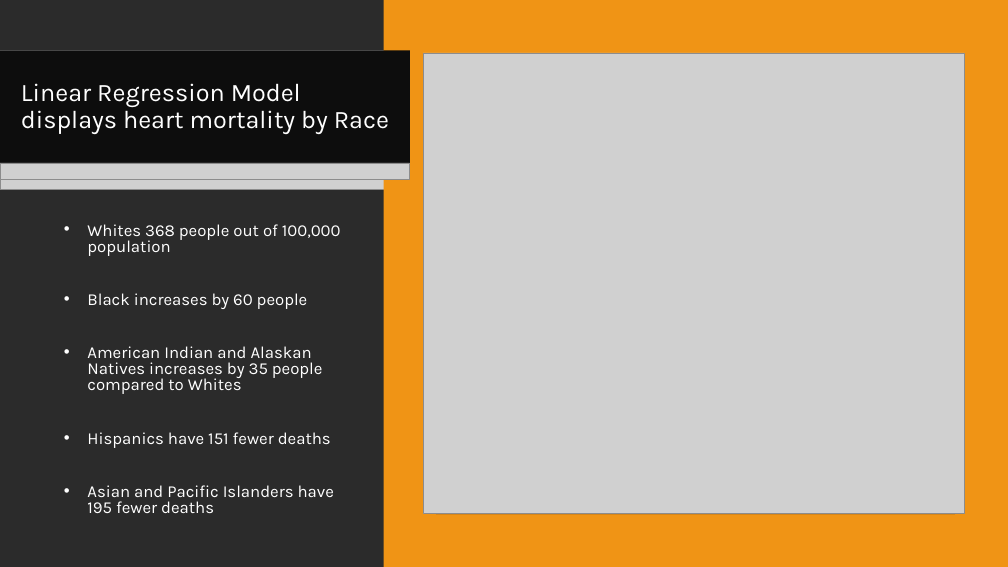
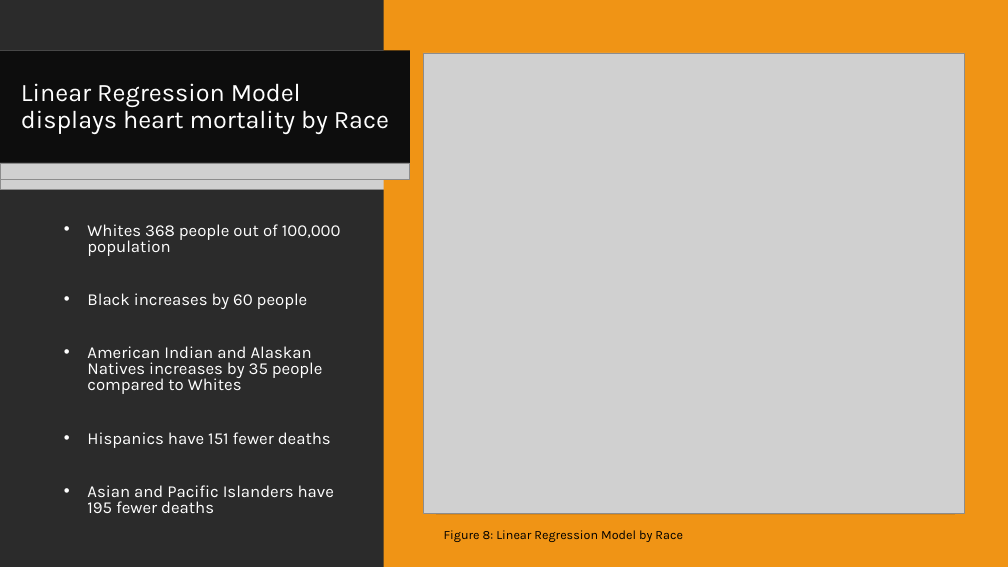
Before and after one commit to Aaron-m-ram/end-to-end-statistical-analysis, a slide deck: slide 12 of Final PP V1.pptx. Drawn at 1008x567 pixels with LibreOffice and Linux fonts; fonts in the diff are those of the drawing; grey boxes stand for pictures; background and template pictures are left out; a plain dark background stands for a picture behind light text. Boxes give left, top, right and bottom in pixels: in the first picture for what was removed or moved away, otherwise in the second. Text is boxed around its words. In the diff, an @@ line names an element or a change of style, - is before the commit and + after.

Commit message:
Update PPT
This is the final version, I hope. I added Figure titles, Changed citation to References, added references, and in-cite citation. I also change the photo on the 2nd slide.

```diff
--- a/Final PP V1.pptx
+++ b/Final PP V1.pptx
@@ text added at (444,530,683,542), 12 pt, text #000000 @@
+Figure 8: Linear Regression Model by Race
```
Also in this commit, not shown: 11 other slides changed, 1 slide added.
